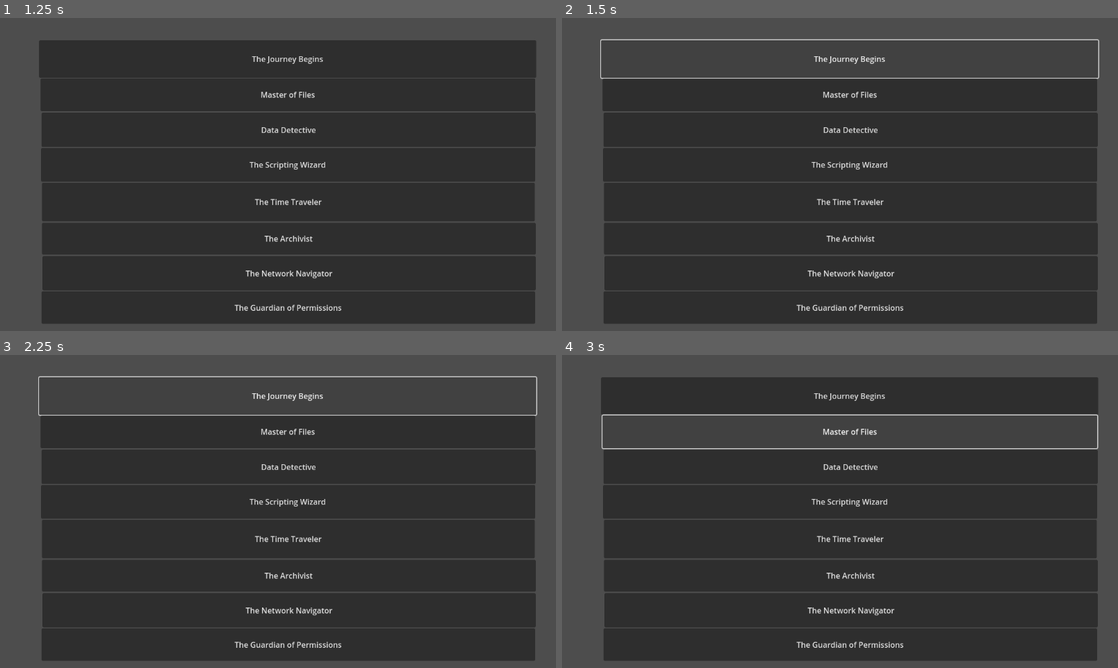
Above: before the commit, frames 1-4 (two rows, left to right).
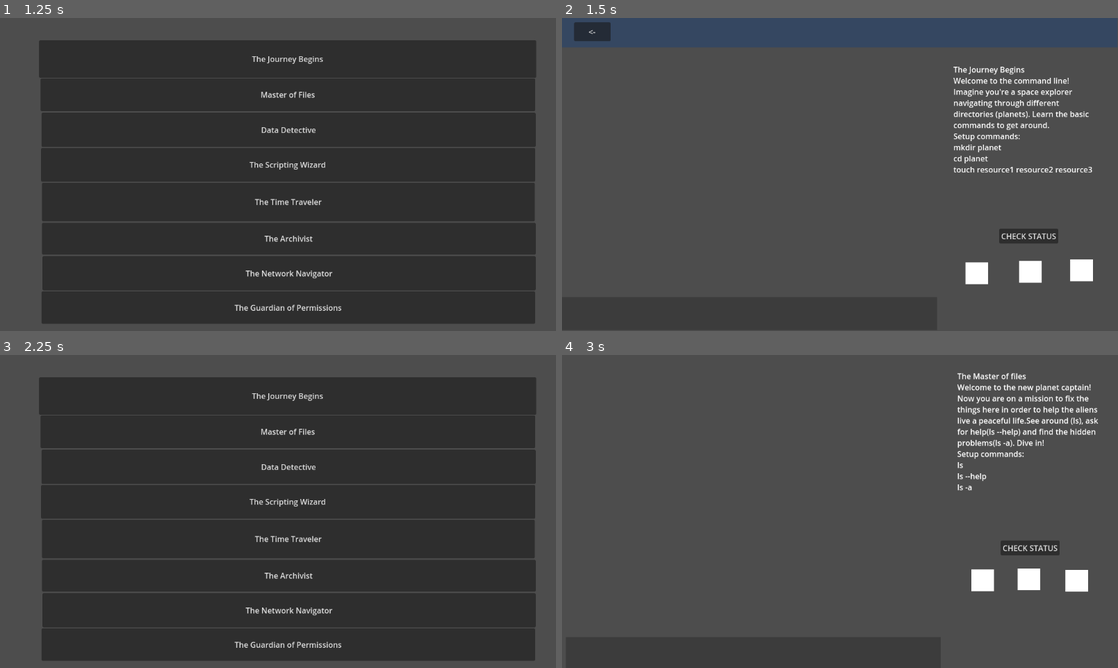
Above: after the commit, the same moments.

Repository: Pradeepaa001/Essentials
Game: Godot game, scene res://Scenes/main.tscn
The game is run twice, just before and just after one commit, with the same random seed, the same clock (stepped at 60 frames per second) and the same inputs.
Inputs:
- Up to frame 1 (1.25 s): click "LEVELS" at 0.5 s
- Up to frame 2 (1.5 s): click "The Journey Begins" at 1.25 s
- Up to frame 3 (2.25 s): click "The Journey Begins" (after the commit: "<-") at 2 s
- Up to frame 4 (3 s): click "Master of Files" at 2.75 s

Frame 1 is identical in both runs. In frame 2, 64% of the frame differs, in the area x 2-97%, y 1-98%; in frame 3, 0.9%; in frame 4, 65%, in the area x 7-97%, y 5-98%.
Error before the commit: Parse Error: Identifier "SaveSystem" not declared in the current scope. (res://Scripts/level_selector.gd:44)

Commit message:
Overall changes for Saving progress

Diff:
--- a/project.godot
+++ b/project.godot
@@ -15,6 +15,10 @@
 config/features=PackedStringArray("4.2", "Forward Plus")
 config/icon="res://images/icon.svg"
 
+[autoload]
+
+SaveSystem="*res://SaveSystem.gd"
+
 [display]
 
 window/stretch/mode="viewport"
